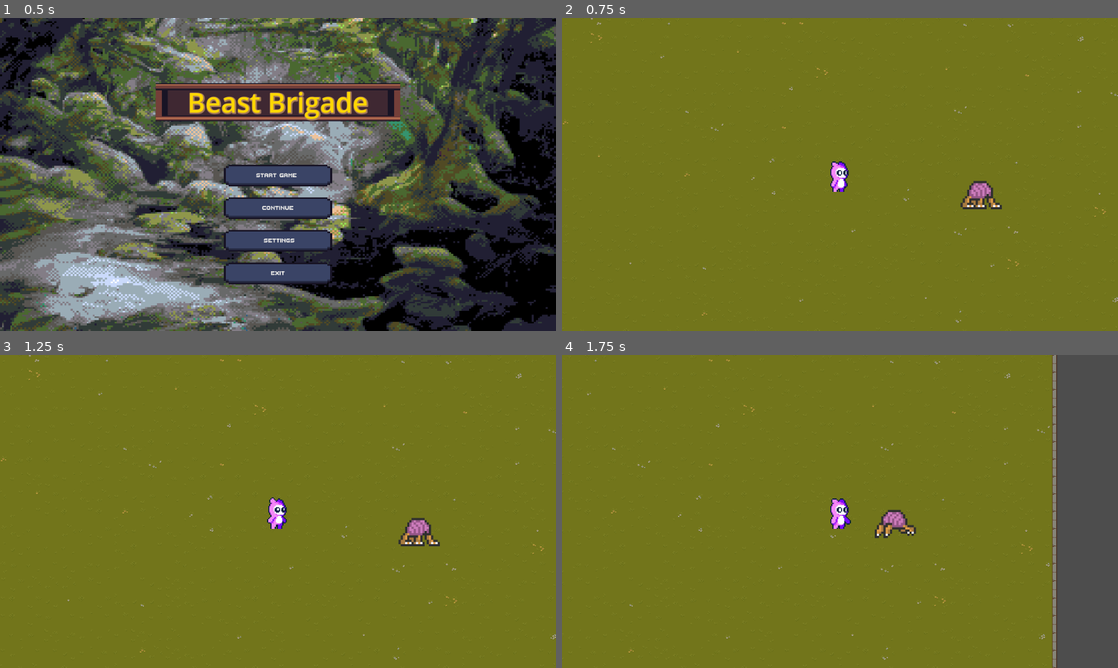
Above: before the commit, frames 1-4 (two rows, left to right).
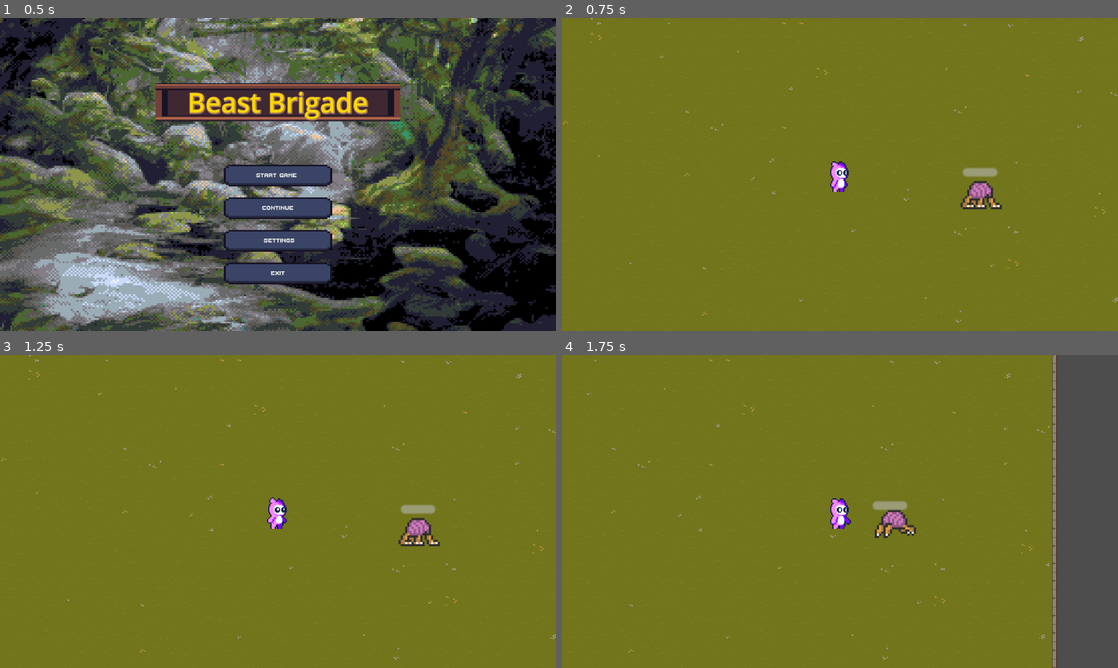
Above: after the commit, the same moments.

Repository: tcardenasc/LettuceCook
Game: Godot game, scene res://Scenes/MainTitle.tscn
Same seed, same stepped clock (60 frames per second), same inputs: the game is played once before the commit and once after it.
Inputs (mouse positions are in pixels of both pictures, inside the frame that each line leads up to):
- Up to frame 1 (0.5 s): no input
- Up to frame 2 (0.75 s): click "Start Game" at 0.5 s
- Up to frame 3 (1.25 s): no input
- Up to frame 4 (1.75 s): move the mouse to (962, 495) at 1.27 s; hold D (right) from 1.28 s (still down); click (962, 495) at 1.35 s

Frame 1 is identical in both runs. In frame 2, 0.2% of the frame differs, in the area x 72-79%, y 47-51%; in frame 3, 0.2%; in frame 4, 0.2%.

Commit message:
feat(enemyBrain): added a health bar also implemented receiving damage from player

Diff:
--- a/Scenes/enemyBrain.tscn
+++ b/Scenes/enemyBrain.tscn
@@ -208,7 +208,7 @@
 "duration": 1.0,
 "texture": SubResource("AtlasTexture_dlfx0")
 }],
-"loop": true,
+"loop": false,
 "name": &"stunned",
 "speed": 5.0
 }]
@@ -227,7 +227,9 @@
 
 [node name="AnimatedSprite2D" type="AnimatedSprite2D" parent="."]
 sprite_frames = SubResource("SpriteFrames_lukc2")
-animation = &"idle"
+animation = &"stunned"
+frame = 3
+frame_progress = 1.0
 offset = Vector2(1, -9)
 
 [node name="CollisionShape2D" type="CollisionShape2D" parent="."]
@@ -242,5 +244,12 @@
 scale = Vector2(1.10934, 0.99161)
 shape = SubResource("CircleShape2D_lhx3n")
 
+[node name="HealthBar" type="ProgressBar" parent="."]
+offset_left = -8.0
+offset_top = -12.0
+offset_right = 8.0
+offset_bottom = -8.0
+show_percentage = false
+
 [connection signal="body_entered" from="DetectionArea" to="." method="_on_detection_area_body_entered"]
 [connection signal="body_exited" from="DetectionArea" to="." method="_on_detection_area_body_exited"]
--- a/Scripts/enemyBrain.gd
+++ b/Scripts/enemyBrain.gd
@@ -1,23 +1,30 @@
 extends CharacterBody2D
+
+@onready var health_bar = $HealthBar
+
+const MAX_HEALTH = 20
+signal health_changed
+
+var health = MAX_HEALTH:
+	set(value):
+		if health != value:
+			health = value
+			health_changed.emit()
 
 var movementSpeed = 100
 var player_detected = false
 var player: CharacterBody2D = null
 var knockback = Vector2.ZERO
 
-
-#func _physics_process(delta):
-	#if player_detected:
-		#$AnimatedSprite2D.play("running")
-		#position += (player.position - position)/speed
-	#else:
-		#$AnimatedSprite2D.play("idle")
-
-
 func _ready():
 	$AnimatedSprite2D.play("idle")
+	health_bar.max_value = MAX_HEALTH
+	set_health_bar()
+	health_changed.connect(_on_healh_changed)
 
 func _physics_process(delta):
+	if health == 0:
+		return
 	if player_detected:
 		$AnimatedSprite2D.play("running")
 		var direction = global_position.direction_to(player.global_position)
@@ -37,9 +44,18 @@
 		player = body
 		player_detected = true
 
+func _on_detection_area_body_exited(_body):
+	player = null
+	player_detected = false
+
+func set_health_bar():
+	health_bar.value = health
+
+func _on_healh_changed():
+	set_health_bar()
+	if (health == 0):
+		$AnimatedSprite2D.play("stunned")
 
 
-func _on_detection_area_body_exited(body):
-	player = null
-	player_detected = false
-	$AnimatedSprite2D.play("idle")
+func receive_damage(damage):
+	health = max(health - damage, 0)
--- a/Scripts/player.gd
+++ b/Scripts/player.gd
@@ -2,6 +2,7 @@
 
 
 @export var speed = 300
+@export var damage = 5
 @export var knockback_strenght = 15
 
 @onready var animation_tree = $AnimationTree
@@ -16,7 +17,7 @@
 	if (body is CharacterBody2D):
 		var direction = global_position.direction_to(body.global_position)
 		body.knockback = direction * knockback_strenght
-		print("empuje a un enemigo")
+		body.receive_damage(damage)
 
 func _physics_process(delta):
 	velocity = Input.get_vector("left", "right", "up", "down")*speed
